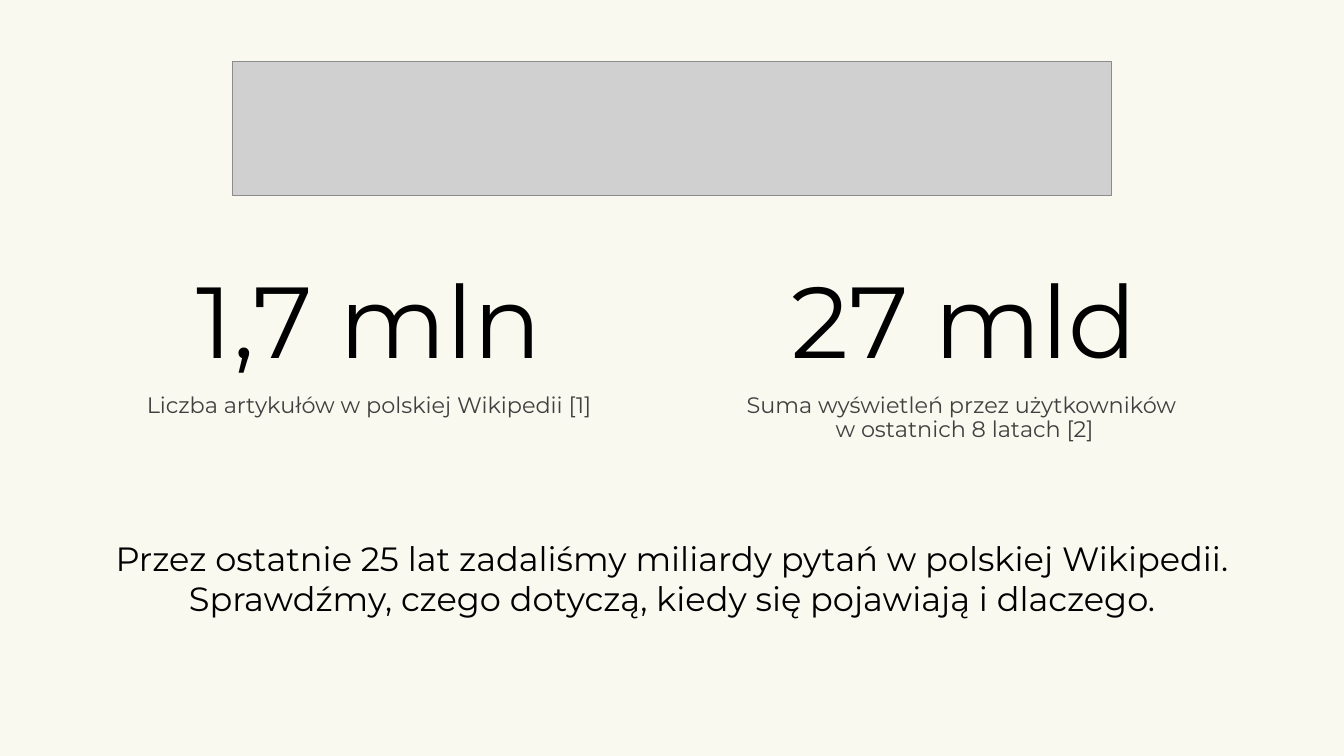
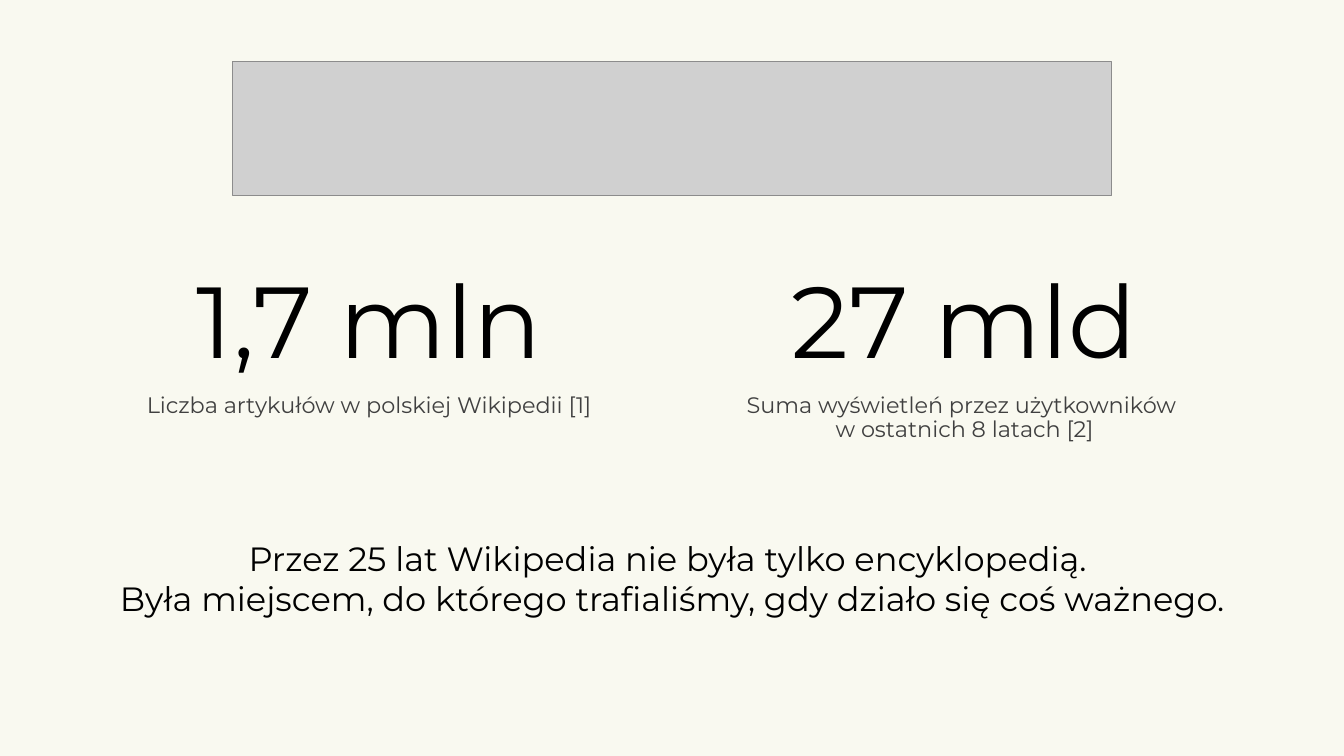
Before and after one commit to kotlarekm/BI_NGO_Wikipedia, a slide deck: slide 1 of storytelling/Wikipedia_25_Marcinos.pptx. Drawn at 1344x756 pixels with LibreOffice and Linux fonts; fonts in the diff are those of the drawing; grey boxes stand for pictures; background and template pictures are left out. Boxes give left, top, right and bottom in pixels: in the first picture for what was removed or moved away, otherwise in the second. Text is boxed around its words. In the diff, an @@ line names an element or a change of style, - is before the commit and + after.

```diff
--- a/storytelling/Wikipedia_25_Marcinos.pptx
+++ b/storytelling/Wikipedia_25_Marcinos.pptx
@@ text at [120,546,1224,619]: text changed @@
-Przez ostatnie 25 lat zadaliśmy miliardy pytań w polskiej Wikipedii. Sprawdźmy, czego dotyczą, kiedy się pojawiają i dlaczego.
+Przez 25 lat Wikipedia nie była tylko encyklopedią.
+Była miejscem, do którego trafialiśmy, gdy działo się coś ważnego.
```
Also in this commit, not shown: 9 other slides changed, 1 slide added, 2 other files.
